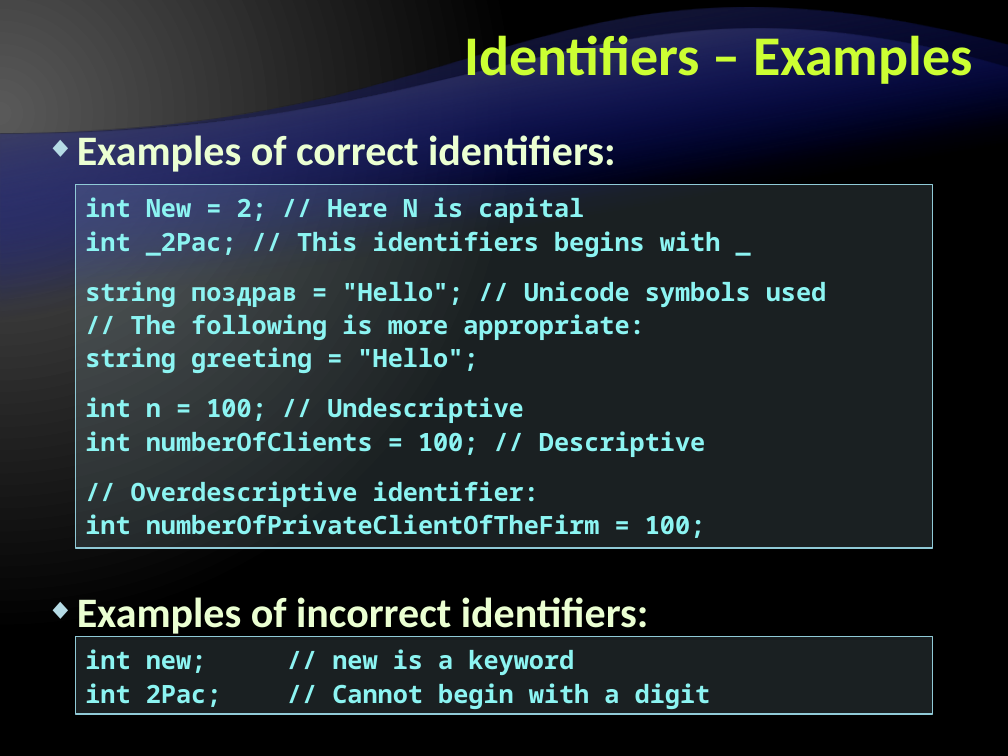
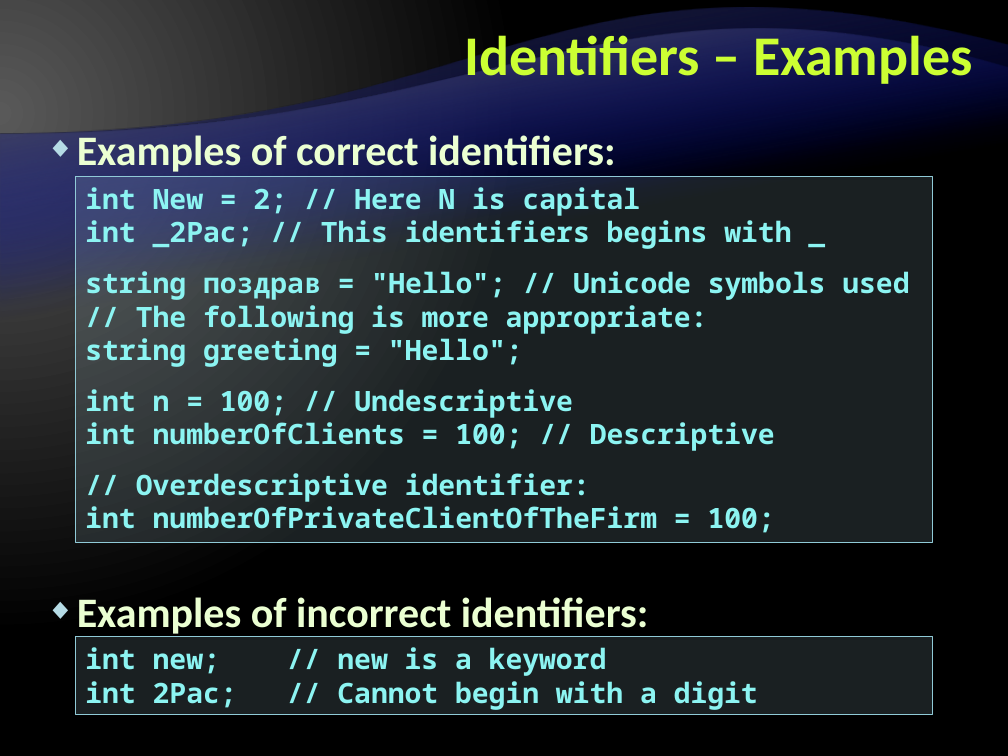
Before and after one commit to Graveheart/aspnetcourse, a slide deck: slide 23 of 2010/lectures/2. CSharp Language Overview - Part I.pptx. Drawn at 1008x756 pixels with LibreOffice and Linux fonts; fonts in the diff are those of the drawing; background and template pictures are left out. Boxes give left, top, right and bottom in pixels: in the first picture for what was removed or moved away, otherwise in the second. Text is boxed around its words. In the diff, an @@ line names an element or a change of style, - is before the commit and + after.

```diff
--- a/2010/lectures/2. CSharp Language Overview - Part I.pptx
+++ b/2010/lectures/2. CSharp Language Overview - Part I.pptx
@@ rectangle "int New = 2; // ..." at [76,176,932,543]: size 18 to 20 pt; line spacing 1.1 to 1 @@
@@ rectangle "int New = 2; // ...": place and size @@
-rectangle "int New = 2; // ..." at [76,184,932,547]
+rectangle "int New = 2; // ..." at [76,176,932,543]
@@ rectangle "int new; // new is ..." at [76,637,932,715]: size 18 to 20 pt; line spacing 1.1 to 1 @@
```
Also in this commit, not shown: 37 other slides changed.
